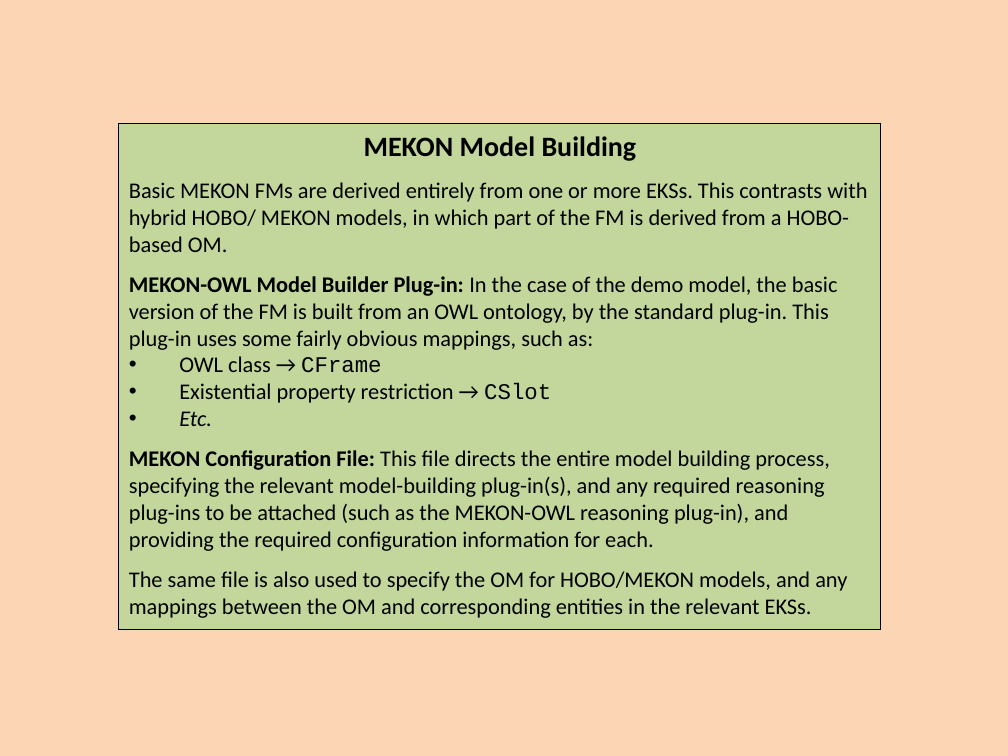
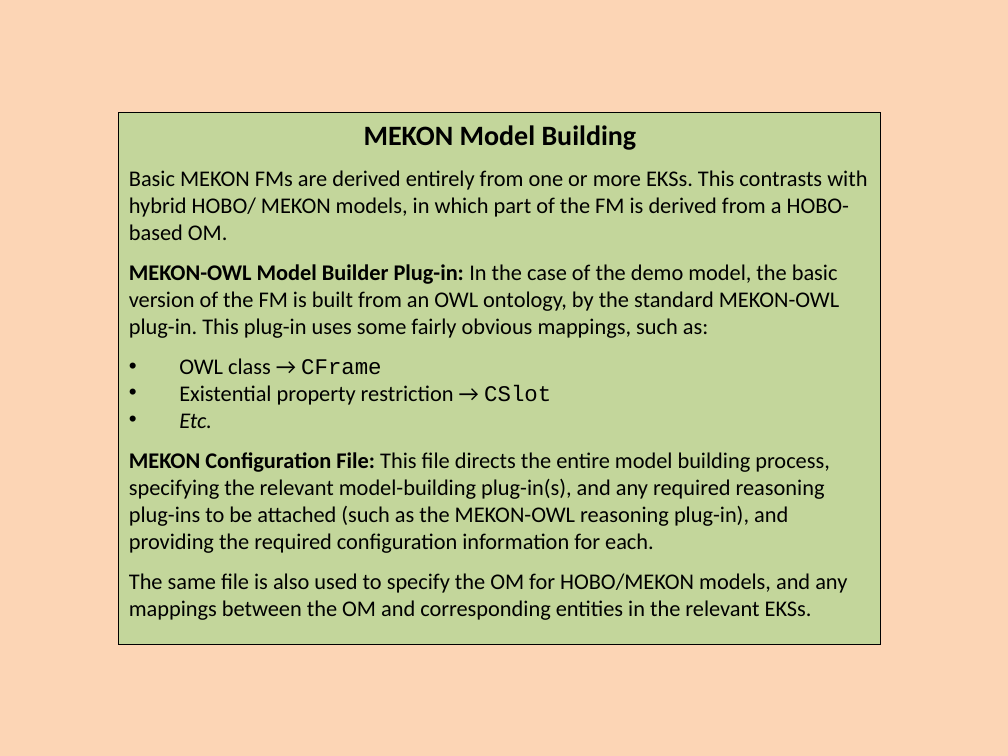
Before and after one commit to colin-puleston/mekon-hobo, a slide deck: slide 11 of docs/MEKON-HOBO Introductory Tutorial.pptx. Drawn at 1008x756 pixels with LibreOffice and Linux fonts; fonts in the diff are those of the drawing. Boxes give left, top, right and bottom in pixels: in the first picture for what was removed or moved away, otherwise in the second. Text is boxed around its words. In the diff, an @@ line names an element or a change of style, - is before the commit and + after.

```diff
--- a/docs/MEKON-HOBO Introductory Tutorial.pptx
+++ b/docs/MEKON-HOBO Introductory Tutorial.pptx
@@ rectangle "MEKON Model Building": place and size @@
-rectangle "MEKON Model Building" at <box>119,124,881,630</box>
+rectangle "MEKON Model Building" at <box>119,112,881,644</box>
@@ text in rectangle at <box>129,264,839,338</box>: text changed @@
-MEKON-OWL Model Builder Plug-in: In the case of the demo model, the basic version of the FM is built from an OWL ontology, by the standard plug-in. This plug-in uses some fairly obvious mappings, such as:
+MEKON-OWL Model Builder Plug-in: In the case of the demo model, the basic version of the FM is built from an OWL ontology, by the standard MEKON-OWL plug-in. This plug-in uses some fairly obvious mappings, such as:
```
Also in this commit, not shown: 10 other slides changed, 1 slide added.
